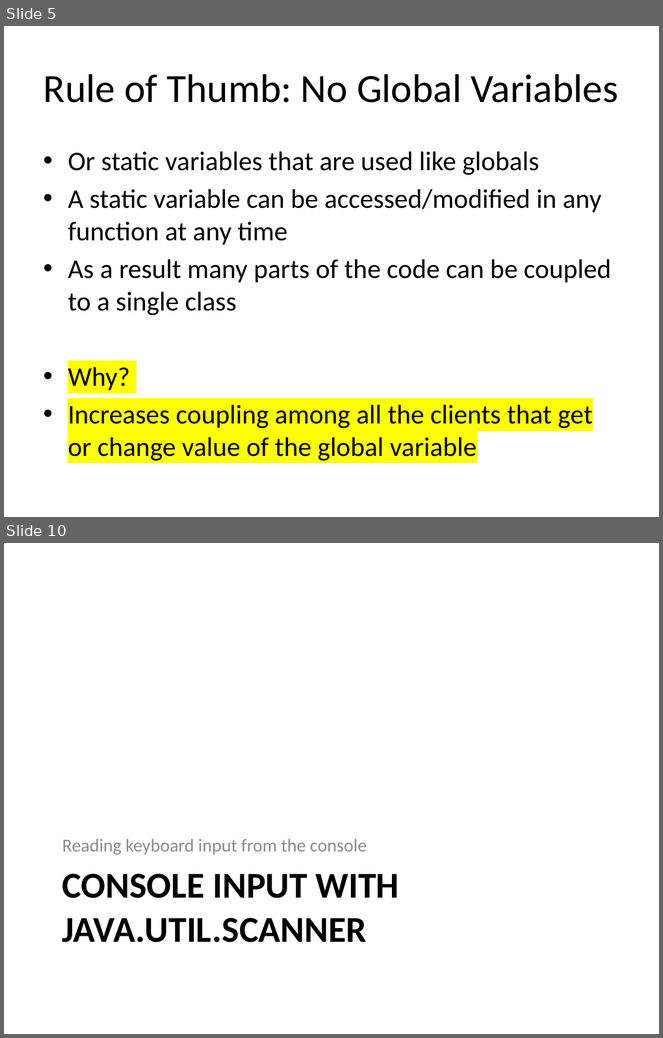
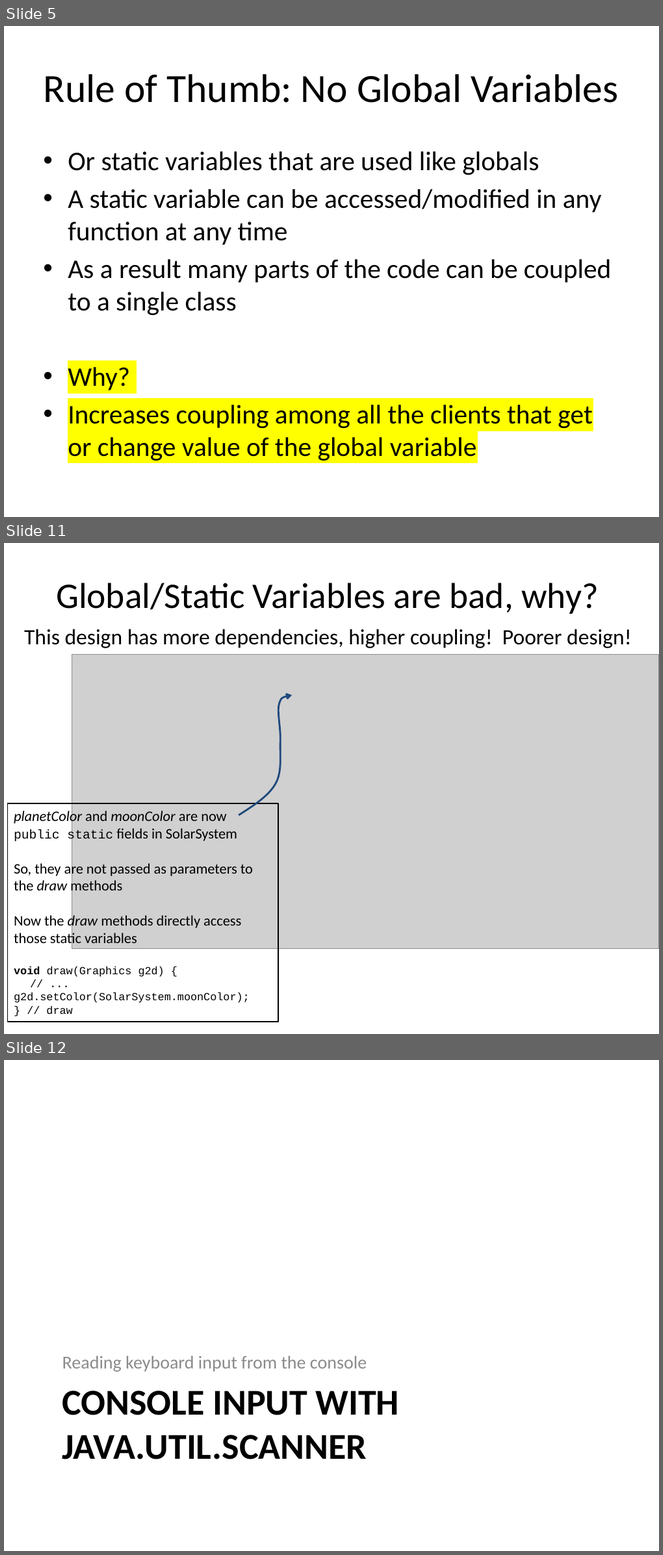
Before and after one commit to RHIT-CSSE/csse220, a slide deck: ClassMaterials/IntroToUnitTesting/Slides/UnitTesting.pptx. Shown one above the other, each under a label of ours: slides 5 and 10 before the commit, slides 5, 11 and 12 after it; the slides between them are not shown. The pictures are 663x1038 and 663x1555 pixels, drawn with LibreOffice and Linux fonts; fonts in the diff are those of the drawing; grey boxes stand for pictures. Boxes give left, top, right and bottom in pixels: in the first picture for what was removed or moved away, otherwise in the second. Text is boxed around its words. In the diff, an @@ line names an element or a change of style, - is before the commit and + after.

```diff
--- a/ClassMaterials/IntroToUnitTesting/Slides/UnitTesting.pptx
+++ b/ClassMaterials/IntroToUnitTesting/Slides/UnitTesting.pptx
@@ slide 11 added at (4,543,659,1034), background #FFFFFF @@
@@ title added at (56,583,598,614), 39.6 pt, text #000000 @@
+Global/Static Variables are bad, why?
@@ text added at (24,629,632,648), 24 pt, text #000000 @@
+This design has more dependencies, higher coupling! Poorer design!
@@ picture added at (72,654,659,949) @@
@@ freeform shape added at (239,695,292,815), outline #1F497D 2 pt @@
@@ rectangle added at (7,804,278,1022), outline #000000 1 pt, 16 pt, text #000000 @@
+planetColor and moonColor are now public static fields in SolarSystem
+So, they are not passed as parameters to the draw methods
+Now the draw methods directly access those static variables
+void draw(Graphics g2d) {
+// ... g2d.setColor(SolarSystem.moonColor);
+} // draw
@@ what was slide 10 is now slide 12 @@
```
Also in this commit, not shown: 5 slides changed, 2 other slides added.
